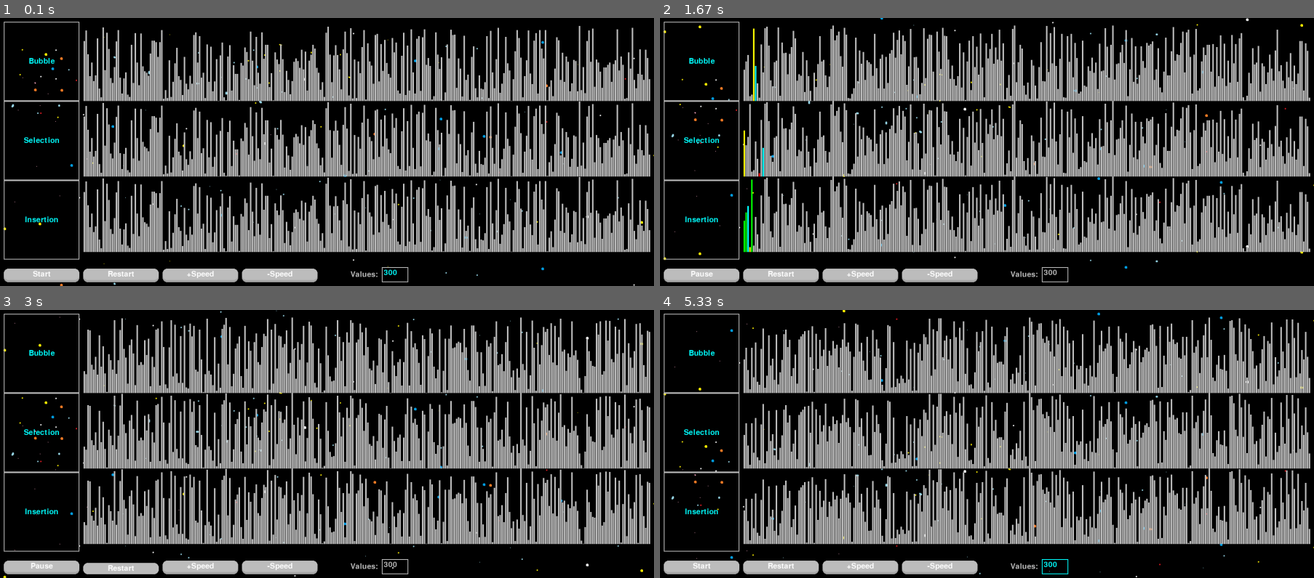
Above: before the commit, frames 1-4 (two rows, left to right).
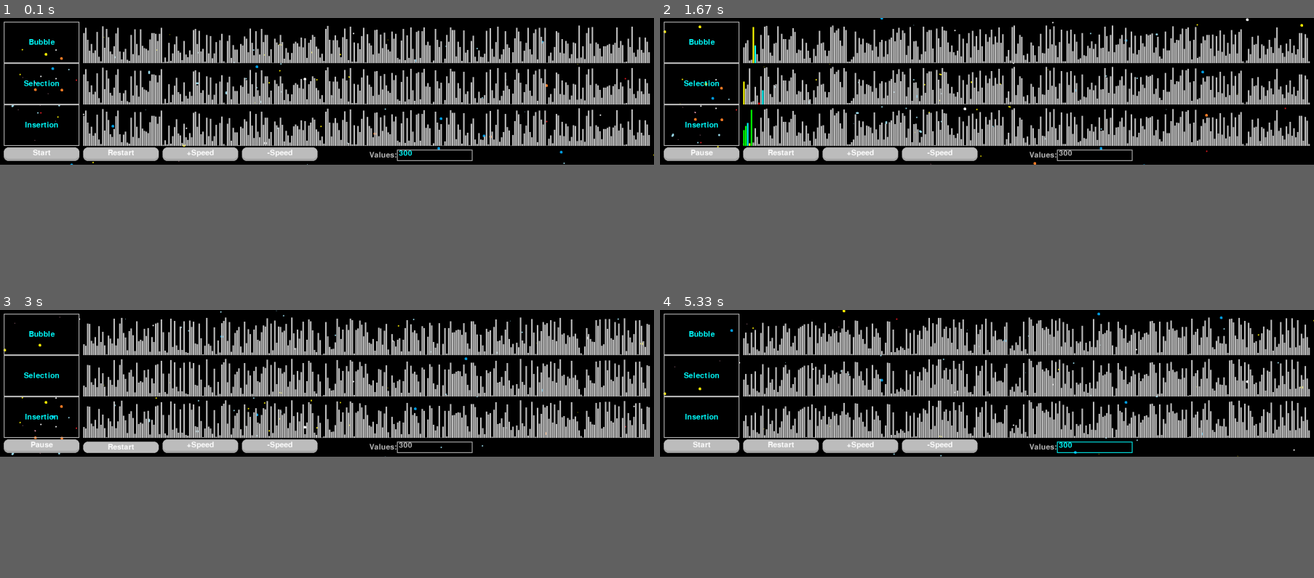
Above: after the commit, the same moments.

Repository: Moontok/Pygame_Practice
Game: pygame game, started from Visual_Sorting/sorting_main.py
Same seed, same stepped clock (60 frames per second), same inputs: the game is played once before the commit and once after it.
Inputs:
- Up to frame 1 (0.1 s): no input
- Up to frame 2 (1.67 s): click "Start" at 0.38 s; click "Restart" at 0.72 s; click "Restart" at 1.05 s; click "Start" at 1.38 s
- Up to frame 3 (3 s): click "+Speed" at 1.72 s; click "-Speed" at 2.05 s; click "Restart" at 2.93 s
- Up to frame 4 (5.33 s): click "Restart" at 3.27 s; click "Start" at 3.6 s; click "Restart" at 3.93 s; click "Restart" at 4.27 s; click "300" at 5.15 s
In our replay, the window is 899x369 before the commit and 899x202 after it. These sizes can differ from the game's own. Grey fills any space a smaller window leaves; there, only what the larger window draws over its background counts as a difference.

The runs differ from the first frame. In frame 1, 43% of the frame differs, in the area x 0-100%, y 2-100%; in frame 2, 46%; in frame 3, 46%; in frame 4, 46%.

Commit message:
Refactored layouts.

Diff:
--- a/Calculators/converter.py
+++ b/Calculators/converter.py
@@ -9,7 +9,7 @@
     pg.init()
     pg.display.set_caption("Base Converter")
 
-    screen_width = 440
+    screen_width = 450
     screen_height = 210
 
     screen = pg.display.set_mode((screen_width, screen_height))
@@ -20,7 +20,7 @@
     input_boxes = {}
 
     input_label_2 = Label(
-        10, 10, 160, 41,
+        10, 10, 140, 41,
         pg.Color("grey"),
         pg.Color("white"),
         "Base 2:",
@@ -28,7 +28,7 @@
         align="right"
     )
     input_box_2 = InputBox(
-        170, 10, 260, 40,
+        150, 10, 290, 40,
         pg.Color("grey"),
         pg.Color("cyan"),
         gui_font,
@@ -37,7 +37,7 @@
     input_boxes["binary"] = input_box_2
 
     input_label_8 = Label(
-        10, 60, 160, 41,
+        10, 60, 140, 41,
         pg.Color("grey"),
         pg.Color("white"),
         "Base 8:",
@@ -45,7 +45,7 @@
         align="right"
     )
     input_box_8 = InputBox(
-        170, 60, 260, 40,
+        150, 60, 290, 40,
         pg.Color("grey"),
         pg.Color("cyan"),
         gui_font,
@@ -54,7 +54,7 @@
     input_boxes["octal"] = input_box_8
 
     input_label_10 = Label(
-        10, 110, 160, 41,
+        10, 110, 140, 41,
         pg.Color("grey"),
         pg.Color("white"),
         "Base 10:",
@@ -62,7 +62,7 @@
         align="right"
     )
     input_box_10 = InputBox(
-        170, 110, 260, 40,
+        150, 110, 290, 40,
         pg.Color("grey"),
         pg.Color("cyan"),
         gui_font,
@@ -71,7 +71,7 @@
     input_boxes["decimal"] = input_box_10
 
     input_label_16 = Label(
-        10, 160, 160, 41,
+        10, 160, 140, 41,
         pg.Color("grey"),
         pg.Color("white"),
         "Base 16:",
@@ -79,7 +79,7 @@
         align="right"
     )
     input_box_16 = InputBox(
-        170, 160, 260, 40,
+        150, 160, 290, 40,
         pg.Color("grey"),
         pg.Color("cyan"),
         gui_font,
--- a/Visual_Sorting/game_settings.py
+++ b/Visual_Sorting/game_settings.py
@@ -4,7 +4,7 @@
 class GameSettings:
     def __init__(self):
         self.number_of_values = 300
-        self.value_height = 200
+        self.value_height = 100
         self.value_width = 4
         self.value_horizontal_padding = 1
         self.value_vertical_padding = 10
@@ -12,9 +12,7 @@
         self.sort_speed = 50
         self.button_width = 200
         self.button_height = 30
-        self.label_width = 200
-        self.label_height = self.value_height + self.value_vertical_padding
-        self.min_width = (self.button_width + 10) * 4 + 240
+        self.min_width = (self.button_width + self.window_padding) * 6
         self.screen_width = 1
         self.screen_height = 1
         self.update_screen_size()
@@ -24,12 +22,12 @@
             self.min_width,
             (
                 (self.value_width + self.value_horizontal_padding) * self.number_of_values
-                + self.label_width
+                + self.button_width
                 + self.window_padding * 3
             )
         )
         self.screen_height = (
             (self.value_height + self.value_vertical_padding) * 3
-            + self.button_height * 2
-            + self.window_padding * 2
+            + self.button_height
+            + self.window_padding * 3
         )
--- a/Visual_Sorting/gui.py
+++ b/Visual_Sorting/gui.py
@@ -23,7 +23,7 @@
 
         start_button = Button(
             self.settings.window_padding,
-            int(self.settings.screen_height - 40),
+            self.settings.screen_height - self.settings.window_padding - self.settings.button_height,
             self.settings.button_width,
             self.settings.button_height,
             pg.Color("grey"),
@@ -36,7 +36,7 @@
 
         restart_button = Button(
             self.settings.window_padding * 2 + self.settings.button_width,
-            int(self.settings.screen_height - 40),
+            self.settings.screen_height - self.settings.window_padding - self.settings.button_height,
             self.settings.button_width,
             self.settings.button_height,
             pg.Color("grey"),
@@ -49,7 +49,7 @@
 
         speed_up_button = Button(
             self.settings.window_padding * 3 + self.settings.button_width * 2,
-            int(self.settings.screen_height - 40),
+            self.settings.screen_height - self.settings.window_padding - self.settings.button_height,
             self.settings.button_width,
             self.settings.button_height,
             pg.Color("grey"),
@@ -62,7 +62,7 @@
 
         slow_down_button = Button(
             self.settings.window_padding * 4 + self.settings.button_width * 3,
-            int(self.settings.screen_height - 40),
+            self.settings.screen_height - self.settings.window_padding - self.settings.button_height,
             self.settings.button_width,
             self.settings.button_height,
             pg.Color("grey"),
@@ -76,8 +76,8 @@
         bubble_label = Label(
             self.settings.window_padding,
             self.settings.window_padding,
-            self.settings.label_width,
-            self.settings.label_height,
+            self.settings.button_width,
+            self.settings.value_height + self.settings.value_vertical_padding,
             pg.Color("grey"),
             pg.Color("cyan"),
             "Bubble",
@@ -89,9 +89,9 @@
 
         selection_label = Label(
             self.settings.window_padding,
-            self.settings.window_padding + self.settings.label_height,
-            self.settings.label_width,
-            self.settings.label_height,
+            self.settings.window_padding + self.settings.value_height + self.settings.value_vertical_padding,
+            self.settings.button_width,
+            self.settings.value_height + self.settings.value_vertical_padding,
             pg.Color("grey"),
             pg.Color("cyan"),
             "Selection",
@@ -103,9 +103,9 @@
 
         insertion_label = Label(
             self.settings.window_padding,
-            self.settings.window_padding + self.settings.label_height* 2,
-            self.settings.label_width,
-            self.settings.label_height,
+            self.settings.window_padding + (self.settings.value_height + self.settings.value_vertical_padding ) * 2,
+            self.settings.button_width,
+            self.settings.value_height + self.settings.value_vertical_padding,
             pg.Color("grey"),
             pg.Color("cyan"),
             "Insertion",
@@ -117,9 +117,9 @@
 
         change_value_label = Label(
             self.settings.window_padding * 5 + self.settings.button_width * 4,
-            self.settings.screen_height - 50,
-            150,
-            40,
+            self.settings.screen_height - self.settings.window_padding - self.settings.button_height,
+            self.settings.button_width,
+            self.settings.button_height,
             pg.Color("black"),
             pg.Color("grey"),
             "Values:",
@@ -129,10 +129,10 @@
         self.gui_elements.append(change_value_label)
 
         change_value_input_box = InputBox(
-            self.settings.window_padding * 6 + self.settings.button_width * 4 + 150,
-            self.settings.screen_height - 50,
-            70,
-            40,
+            self.settings.window_padding * 5 + self.settings.button_width * 5,
+            self.settings.screen_height - self.settings.window_padding - self.settings.button_height,
+            self.settings.button_width,
+            self.settings.button_height,
             pg.Color("grey"),
             pg.Color("cyan"),
             self.gui_font,
--- a/Visual_Sorting/input_box.py
+++ b/Visual_Sorting/input_box.py
@@ -37,7 +37,7 @@
         self.rendered_text = self.font.render(self.text, True, self.font_color)
         screen.blit(
             self.rendered_text,
-            (self.text_rect.x + 5, self.text_rect.y + 5)
+            (self.text_rect.x + 5, self.text_rect.y)
         )
 
     def delete_char(self):
--- a/Visual_Sorting/sorting_main.py
+++ b/Visual_Sorting/sorting_main.py
@@ -31,7 +31,6 @@
 
         screen.fill(pg.Color("black"))
         bg.draw(screen)
-        # print(clock.get_fps())
 
         for gui_element in gui.gui_elements:
             gui_element.draw(screen)
@@ -40,13 +39,15 @@
             for sort in sorter.sorts:
                 if sort.sorting:
                     sort.sorting = next(sort.generator)
-        for i, sort in enumerate(sorter.sorts):
+        sort_row = 1
+        for sort in sorter.sorts:
             sort.draw(
-            screen,
-            settings.value_horizontal_padding + settings.label_width + settings.window_padding * 2,
-            (i + 1) * settings.value_height + settings.value_vertical_padding + settings.window_padding,
-            settings.value_horizontal_padding
-        )
+                screen,
+                settings.window_padding * 2 + settings.button_width,
+                settings.window_padding + (settings.value_vertical_padding + settings.value_height) * sort_row,
+                settings.value_horizontal_padding
+            )
+            sort_row += 1
 
         pg.display.update()
         clock.tick(settings.sort_speed)
